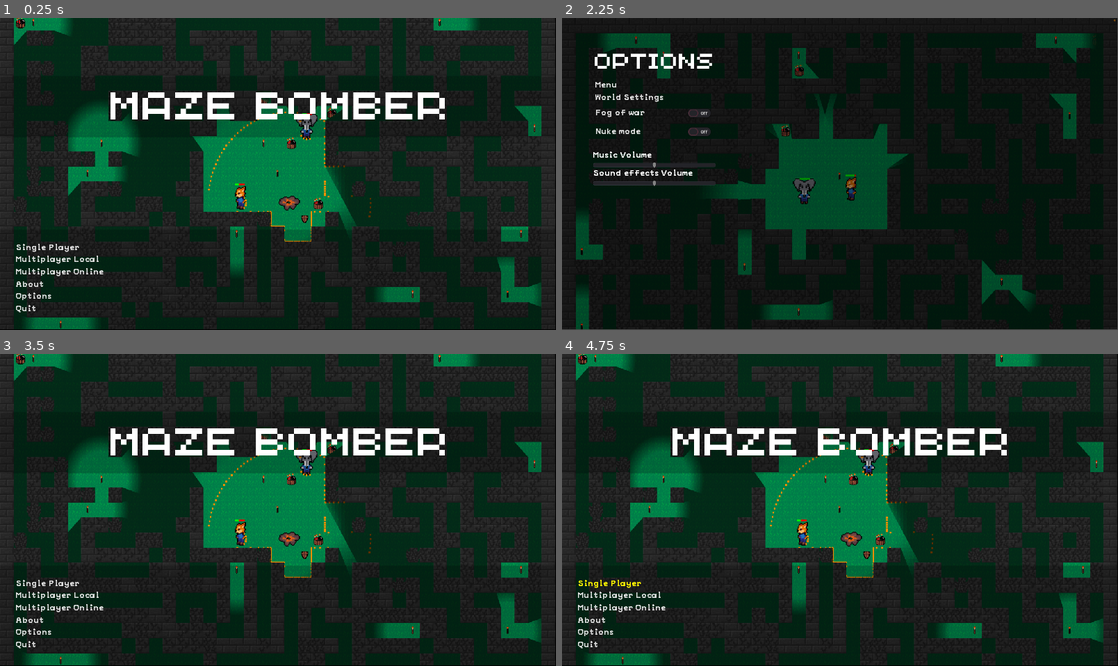
Above: before the commit, frames 1-4 (two rows, left to right).
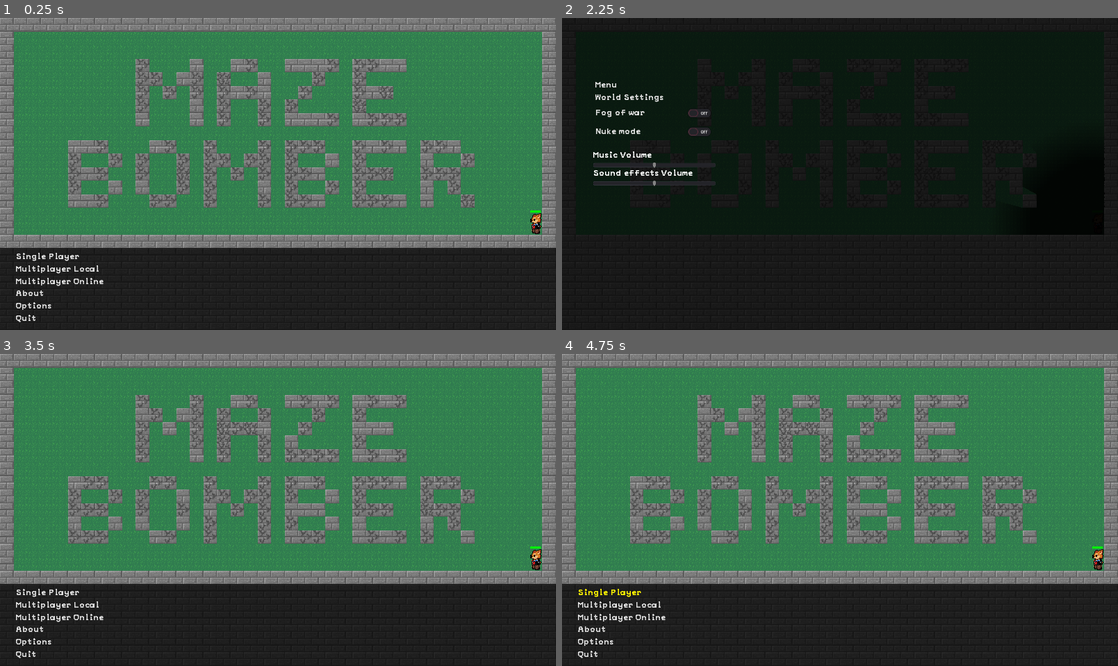
Above: after the commit, the same moments.

Repository: F-O-N-S-E-C-A/MazeBomber
Game: Godot game, scene res://Menu.tscn
Same seed, same stepped clock (60 frames per second), same inputs: the game is played once before the commit and once after it.
Inputs:
- Up to frame 1 (0.25 s): no input
- Up to frame 2 (2.25 s): click "About" at 0.5 s; click "Back" at 1.25 s; click "Options" at 2 s
- Up to frame 3 (3.5 s): click "Menu" at 2.75 s
- Up to frame 4 (4.75 s): click "Single Player" at 3.5 s; click "Single Player" at 4.25 s

The runs differ from the first frame. In frame 1, 84% of the frame differs, in the area x 0-100%, y 0-100%; in frame 2, 17%; in frame 3, 84%; in frame 4, 84%.

Commit message:
menu with name

Diff:
--- a/About.tscn
+++ b/About.tscn
@@ -1,6 +1,5 @@
 [gd_scene load_steps=5 format=2]
 
-[ext_resource path="res://about.png" type="Texture" id=1]
 [ext_resource path="res://back_button.gd" type="Script" id=2]
 [ext_resource path="res://PeaberryBase.ttf" type="DynamicFontData" id=3]
 
@@ -8,14 +7,13 @@
 size = 20
 font_data = ExtResource( 3 )
 
+[sub_resource type="DynamicFont" id=2]
+size = 20
+font_data = ExtResource( 3 )
+
 [node name="About" type="Control"]
 anchor_right = 1.0
 anchor_bottom = 1.0
-
-[node name="TextureRect" type="TextureRect" parent="."]
-margin_right = 40.0
-margin_bottom = 40.0
-texture = ExtResource( 1 )
 
 [node name="back_button" type="Button" parent="."]
 margin_left = 69.0
@@ -29,4 +27,15 @@
 align = 0
 script = ExtResource( 2 )
 
+[node name="Label" type="Label" parent="."]
+margin_left = 70.0
+margin_top = 212.0
+margin_right = 1699.0
+margin_bottom = 390.0
+custom_fonts/font = SubResource( 2 )
+text = "Maze bomber is a game in which you have TO ELIMINATE THE OPPONENT WITH EXPLOSIONS.
+YOU CAN COLLECT THE BOMBS IN THE BOMB SPAWNS AND CATCH POWER-UPS TO UNLOCK SPECIAL ABILITIES.
+
+MAZE BOMBER WAS CAREFULLY DEVELOPED BY TIAGO FONSECA, JOÃO LOPES, MIGUEL KEIM, PEDRO ESSER, DAVID RODRIGUES, SIMÃO CORREIA AND ANGELO MENDONCA"
+
 [connection signal="pressed" from="back_button" to="back_button" method="_on_back_button_pressed"]
--- a/Menu.gd
+++ b/Menu.gd
@@ -20,4 +20,4 @@
 
 
 func _on_about_button_pressed():
-	get_tree().change_scene("res://About.tscn")
+	$About.visible = true
--- a/Menu.tscn
+++ b/Menu.tscn
@@ -1,8 +1,10 @@
-[gd_scene load_steps=9 format=2]
+[gd_scene load_steps=13 format=2]
 
 [ext_resource path="res://Menu.gd" type="Script" id=1]
 [ext_resource path="res://PeaberryBase.ttf" type="DynamicFontData" id=2]
-[ext_resource path="res://mb_menu.png" type="Texture" id=3]
+[ext_resource path="res://back_button.gd" type="Script" id=3]
+[ext_resource path="res://World/images/GrassBackground.png" type="Texture" id=4]
+[ext_resource path="res://menu_maze.gd" type="Script" id=5]
 
 [sub_resource type="DynamicFont" id=1]
 size = 20
@@ -24,6 +26,14 @@
 size = 20
 font_data = ExtResource( 2 )
 
+[sub_resource type="DynamicFont" id=6]
+size = 20
+font_data = ExtResource( 2 )
+
+[sub_resource type="DynamicFont" id=7]
+size = 20
+font_data = ExtResource( 2 )
+
 [node name="Menu" type="Control"]
 anchor_top = 1.0
 anchor_bottom = 1.0
@@ -31,28 +41,39 @@
 margin_right = 1312.0
 script = ExtResource( 1 )
 
-[node name="ColorRect" type="ColorRect" parent="."]
-anchor_right = 1.0
-anchor_bottom = 1.0
-color = Color( 0, 0, 0, 1 )
+[node name="Background" type="Sprite" parent="."]
+position = Vector2( -88, -64 )
+texture = ExtResource( 4 )
+centered = false
+region_enabled = true
+region_rect = Rect2( 0, 0, 2500, 1400 )
 
-[node name="TextureRect" type="TextureRect" parent="."]
-margin_right = 1310.0
-margin_bottom = 735.0
-texture = ExtResource( 3 )
+[node name="MazeGenerator" type="Node2D" parent="."]
+script = ExtResource( 5 )
+
+[node name="YSort" type="YSort" parent="MazeGenerator"]
+
+[node name="BlackOverlay" type="ColorRect" parent="."]
+anchor_right = 34.4
+anchor_bottom = 18.4
+margin_left = -5.0
+margin_top = 543.0
+margin_right = -43818.8
+margin_bottom = -12803.4
+color = Color( 0, 0, 0, 0.74902 )
 
 [node name="MarginContainer" type="MarginContainer" parent="."]
-margin_left = 32.0
-margin_top = 530.0
+margin_left = 31.0
+margin_top = 552.0
 margin_right = 256.0
-margin_bottom = 706.0
+margin_bottom = 728.0
 
 [node name="VBoxContainer" type="VBoxContainer" parent="MarginContainer"]
-margin_right = 224.0
+margin_right = 225.0
 margin_bottom = 176.0
 
 [node name="single_player_button" type="Button" parent="MarginContainer/VBoxContainer"]
-margin_right = 224.0
+margin_right = 225.0
 margin_bottom = 26.0
 focus_mode = 0
 custom_colors/font_color_hover = Color( 1, 0.960784, 0, 1 )
@@ -63,7 +84,7 @@
 
 [node name="multiplayer_local_button" type="Button" parent="MarginContainer/VBoxContainer"]
 margin_top = 30.0
-margin_right = 224.0
+margin_right = 225.0
 margin_bottom = 56.0
 custom_colors/font_color_hover = Color( 1, 0.960784, 0, 1 )
 custom_fonts/font = SubResource( 2 )
@@ -73,7 +94,7 @@
 
 [node name="multiplayer_online_button" type="Button" parent="MarginContainer/VBoxContainer"]
 margin_top = 60.0
-margin_right = 224.0
+margin_right = 225.0
 margin_bottom = 86.0
 custom_colors/font_color_hover = Color( 1, 0.960784, 0, 1 )
 custom_fonts/font = SubResource( 3 )
@@ -83,7 +104,7 @@
 
 [node name="about_button" type="Button" parent="MarginContainer/VBoxContainer"]
 margin_top = 90.0
-margin_right = 224.0
+margin_right = 225.0
 margin_bottom = 116.0
 custom_colors/font_color_hover = Color( 1, 0.960784, 0, 1 )
 custom_fonts/font = SubResource( 3 )
@@ -93,7 +114,7 @@
 
 [node name="settings_button" type="Button" parent="MarginContainer/VBoxContainer"]
 margin_top = 120.0
-margin_right = 224.0
+margin_right = 225.0
 margin_bottom = 146.0
 custom_colors/font_color_hover = Color( 1, 0.960784, 0, 1 )
 custom_fonts/font = SubResource( 4 )
@@ -103,7 +124,7 @@
 
 [node name="quit_button" type="Button" parent="MarginContainer/VBoxContainer"]
 margin_top = 150.0
-margin_right = 224.0
+margin_right = 225.0
 margin_bottom = 176.0
 custom_colors/font_color_hover = Color( 1, 0.960784, 0, 1 )
 custom_fonts/font = SubResource( 5 )
@@ -111,7 +132,43 @@
 flat = true
 align = 0
 
+[node name="About" type="Control" parent="."]
+visible = false
+margin_right = 40.0
+margin_bottom = 40.0
+
+[node name="ColorRect" type="ColorRect" parent="About"]
+margin_left = -4.0
+margin_top = -1.0
+margin_right = 1312.0
+margin_bottom = 740.0
+color = Color( 0, 0, 0, 0.898039 )
+
+[node name="back_button" type="Button" parent="About"]
+margin_left = 65.0
+margin_top = 144.0
+margin_right = 483.0
+margin_bottom = 170.0
+custom_colors/font_color_hover = Color( 1, 0.960784, 0, 1 )
+custom_fonts/font = SubResource( 6 )
+text = "Back"
+flat = true
+align = 0
+script = ExtResource( 3 )
+
+[node name="Label" type="Label" parent="About"]
+margin_left = 70.0
+margin_top = 192.0
+margin_right = 1204.0
+margin_bottom = 382.0
+custom_fonts/font = SubResource( 7 )
+text = "MAZE BOMBER is a game in which you have to eliminate your opponents with explosions. You can collect the bombs in the bomb spawns. The map is a randomly generated maze and you can explode the walls of the maze to find a way to reach your opponent or to pick up powerups, which allow you to have special habilities.
+
+MAZE BOMBER was carefully developed by Tiago Fonseca, João Lopes, Miguel Keim, Pedro Esser, David Rodrigues, Simão Correia and Ângelo Mendonça. "
+autowrap = true
+
 [connection signal="button_down" from="MarginContainer/VBoxContainer/multiplayer_local_button" to="." method="_on_multiplayer_local_button_button_down"]
 [connection signal="pressed" from="MarginContainer/VBoxContainer/about_button" to="." method="_on_about_button_pressed"]
 [connection signal="pressed" from="MarginContainer/VBoxContainer/settings_button" to="." method="_on_settings_button_pressed"]
 [connection signal="button_down" from="MarginContainer/VBoxContainer/quit_button" to="." method="_on_quit_button_button_down"]
+[connection signal="pressed" from="About/back_button" to="About/back_button" method="_on_back_button_pressed"]
--- a/Options_menu.gd
+++ b/Options_menu.gd
@@ -2,15 +2,20 @@
 
 
 func _ready():
-	pass
-
+	#pass
+	$MarginContainer/VBoxContainer/nuke_mode.pressed = Settings.nuke_mode
+	$MarginContainer/VBoxContainer/fog_of_war.pressed = Settings.fog_of_war
+	$World_settings/MarginContainer2/VBoxContainer/explosion_damage_random.pressed = Settings.explosion_damage_random
+	$World_settings/MarginContainer2/VBoxContainer/explosion_time_random.pressed = Settings.explosion_time_random
+	$MarginContainer/VBoxContainer/music_slider.value = Settings.music_volume
+	$MarginContainer/VBoxContainer/sound_effects_slider.value = Settings.sound_fx_volume
 
 func _on_menu_button_pressed():
 	get_tree().change_scene("res://Menu.tscn")
 
 
 func _on_world_settimgs_button_pressed():
-	get_tree().change_scene("res://World_settings.tscn")
+	$World_settings.visible = true
 
 
 func _on_music_slider_value_changed(value):
@@ -31,3 +36,20 @@
 
 func _on_nuke_mode_toggled(button_pressed):
 	Settings.nuke_mode = button_pressed
+
+
+func _on_back_button_pressed():
+	$World_settings.visible = false
+
+
+func _on_explosion_time_random_toggled(button_pressed):
+	Settings.explosion_time_random = button_pressed
+
+
+func _on_explosion_damage_random_toggled(button_pressed):
+	Settings.explosion_damage_random = button_pressed
+
+
+
+func _on_fog_of_war_toggled(button_pressed):
+	Settings.fog_of_war = button_pressed
--- a/Options_menu.tscn
+++ b/Options_menu.tscn
@@ -1,8 +1,9 @@
-[gd_scene load_steps=7 format=2]
+[gd_scene load_steps=10 format=2]
 
-[ext_resource path="res://OPTIONS.png" type="Texture" id=1]
 [ext_resource path="res://PeaberryBase.ttf" type="DynamicFontData" id=2]
 [ext_resource path="res://Options_menu.gd" type="Script" id=3]
+[ext_resource path="res://menu_maze.gd" type="Script" id=4]
+[ext_resource path="res://World/images/GrassBackground.png" type="Texture" id=5]
 
 [sub_resource type="DynamicFont" id=1]
 size = 20
@@ -16,15 +17,39 @@
 size = 20
 font_data = ExtResource( 2 )
 
+[sub_resource type="DynamicFont" id=4]
+size = 20
+font_data = ExtResource( 2 )
+
+[sub_resource type="DynamicFont" id=5]
+size = 20
+font_data = ExtResource( 2 )
+
 [node name="Options_menu" type="Control"]
 anchor_right = 1.0
 anchor_bottom = 1.0
 script = ExtResource( 3 )
 
-[node name="TextureRect" type="TextureRect" parent="."]
-margin_right = 40.0
-margin_bottom = 40.0
-texture = ExtResource( 1 )
+[node name="Background" type="Sprite" parent="."]
+position = Vector2( -88, -64 )
+texture = ExtResource( 5 )
+centered = false
+region_enabled = true
+region_rect = Rect2( 0, 0, 2500, 1400 )
+
+[node name="MazeGenerator" type="Node2D" parent="."]
+script = ExtResource( 4 )
+
+[node name="YSort" type="YSort" parent="MazeGenerator"]
+
+[node name="BlackOverlay" type="ColorRect" parent="."]
+anchor_right = 34.4
+anchor_bottom = 18.4
+margin_left = -5.0
+margin_top = -5.0
+margin_right = -43818.8
+margin_bottom = -12803.4
+color = Color( 0, 0, 0, 0.796078 )
 
 [node name="MarginContainer" type="MarginContainer" parent="."]
 margin_left = 73.0
@@ -99,8 +124,57 @@
 min_value = -50.0
 max_value = 50.0
 
+[node name="World_settings" type="Control" parent="."]
+visible = false
+margin_right = 40.0
+margin_bottom = 40.0
+
+[node name="BlackOverlay2" type="ColorRect" parent="World_settings"]
+margin_left = -2.0
+margin_top = -3.0
+margin_right = 1319.0
+margin_bottom = 738.0
+color = Color( 0, 0, 0, 0.929412 )
+
+[node name="MarginContainer2" type="MarginContainer" parent="World_settings"]
+margin_left = 73.0
+margin_top = 147.0
+margin_right = 491.0
+margin_bottom = 706.0
+
+[node name="VBoxContainer" type="VBoxContainer" parent="World_settings/MarginContainer2"]
+margin_right = 418.0
+margin_bottom = 559.0
+
+[node name="back_button" type="Button" parent="World_settings/MarginContainer2/VBoxContainer"]
+margin_right = 418.0
+margin_bottom = 26.0
+custom_colors/font_color_hover = Color( 1, 0.960784, 0, 1 )
+custom_fonts/font = SubResource( 4 )
+text = "Back"
+flat = true
+align = 0
+
+[node name="explosion_time_random" type="CheckButton" parent="World_settings/MarginContainer2/VBoxContainer"]
+margin_top = 30.0
+margin_right = 418.0
+margin_bottom = 70.0
+custom_fonts/font = SubResource( 5 )
+text = "Random time before explosion"
+
+[node name="explosion_damage_random" type="CheckButton" parent="World_settings/MarginContainer2/VBoxContainer"]
+margin_top = 74.0
+margin_right = 418.0
+margin_bottom = 114.0
+custom_fonts/font = SubResource( 5 )
+text = "Random explosion damage"
+
 [connection signal="pressed" from="MarginContainer/VBoxContainer/menu_button" to="." method="_on_menu_button_pressed"]
 [connection signal="pressed" from="MarginContainer/VBoxContainer/world_settimgs_button" to="." method="_on_world_settimgs_button_pressed"]
+[connection signal="toggled" from="MarginContainer/VBoxContainer/fog_of_war" to="." method="_on_fog_of_war_toggled"]
 [connection signal="toggled" from="MarginContainer/VBoxContainer/nuke_mode" to="." method="_on_nuke_mode_toggled"]
 [connection signal="value_changed" from="MarginContainer/VBoxContainer/music_slider" to="." method="_on_music_slider_value_changed"]
 [connection signal="value_changed" from="MarginContainer/VBoxContainer/sound_effects_slider" to="." method="_on_sound_effects_slider_value_changed"]
+[connection signal="pressed" from="World_settings/MarginContainer2/VBoxContainer/back_button" to="." method="_on_back_button_pressed"]
+[connection signal="toggled" from="World_settings/MarginContainer2/VBoxContainer/explosion_time_random" to="." method="_on_explosion_time_random_toggled"]
+[connection signal="toggled" from="World_settings/MarginContainer2/VBoxContainer/explosion_damage_random" to="." method="_on_explosion_damage_random_toggled"]
--- a/Singletons/Settings.gd
+++ b/Singletons/Settings.gd
@@ -10,3 +10,4 @@
 var sound_fx_enabled: bool
 
 var nuke_mode: bool
+var fog_of_war: bool
--- a/World_settings.gd
+++ /dev/null
@@ -1,14 +0,0 @@
-extends Control
-
-
-
-func _on_back_button_pressed():
-	get_tree().change_scene("res://Options_menu.tscn")
-
-
-func _on_explosion_time_random_toggled(button_pressed):
-	Settings.explosion_time_random = button_pressed
-
-
-func _on_explosion_damage_random_toggled(button_pressed):
-	Settings.explosion_damage_random = button_pressed
--- a/World_settings.tscn
+++ b/World_settings.tscn
@@ -1,8 +1,25 @@
-[gd_scene load_steps=6 format=2]
+[gd_scene load_steps=7 format=2]
 
-[ext_resource path="res://World_settings.gd" type="Script" id=1]
 [ext_resource path="res://PeaberryBase.ttf" type="DynamicFontData" id=2]
-[ext_resource path="res://World_settings.png" type="Texture" id=3]
+[ext_resource path="res://menu_maze.gd" type="Script" id=3]
+[ext_resource path="res://World/images/GrassBackground.png" type="Texture" id=4]
+
+[sub_resource type="GDScript" id=3]
+script/source = "extends Control
+
+
+
+func _on_back_button_pressed():
+	get_tree().change_scene(\"res://Options_menu.tscn\")
+
+
+func _on_explosion_time_random_toggled(button_pressed):
+	Settings.explosion_time_random = button_pressed
+
+
+func _on_explosion_damage_random_toggled(button_pressed):
+	Settings.explosion_damage_random = button_pressed
+"
 
 [sub_resource type="DynamicFont" id=1]
 size = 20
@@ -15,12 +32,28 @@
 [node name="World_settings" type="Control"]
 anchor_right = 1.0
 anchor_bottom = 1.0
-script = ExtResource( 1 )
+script = SubResource( 3 )
 
-[node name="TextureRect" type="TextureRect" parent="."]
-margin_right = 40.0
-margin_bottom = 40.0
-texture = ExtResource( 3 )
+[node name="Background" type="Sprite" parent="."]
+position = Vector2( -88, -64 )
+texture = ExtResource( 4 )
+centered = false
+region_enabled = true
+region_rect = Rect2( 0, 0, 2500, 1400 )
+
+[node name="MazeGenerator" type="Node2D" parent="."]
+script = ExtResource( 3 )
+
+[node name="YSort" type="YSort" parent="MazeGenerator"]
+
+[node name="BlackOverlay" type="ColorRect" parent="."]
+anchor_right = 34.4
+anchor_bottom = 18.4
+margin_left = -5.0
+margin_top = -5.0
+margin_right = -43818.8
+margin_bottom = -12803.4
+color = Color( 0, 0, 0, 0.796078 )
 
 [node name="MarginContainer" type="MarginContainer" parent="."]
 margin_left = 73.0
--- /dev/null
+++ b/menu_maze.gd
@@ -0,0 +1,105 @@
+extends Node2D
+
+var maze
+
+func _ready():
+	randomize()
+	my_init()
+
+func my_init():
+	var menu_limit = 17
+	maze = load("res://Logic/Maze.gd").new(GlobalVariables.my_width, menu_limit)
+	for i in range(GlobalVariables.my_width):
+		for j in range(menu_limit, GlobalVariables.my_height):
+			var wall = preload("res://World/Wall.tscn").instance()
+			wall.set_position(Vector2(i+.5, j+.5) * GlobalVariables.my_scale)
+			wall.set_scale(GlobalVariables.scale_vector)
+			$YSort.add_child(wall)
+	maze.generate_maze()
+
+	initialise_walls()
+
+	initialise_player()
+	write_title()
+
+
+
+func write_title():
+	var M = [[1,1],[1,2],[1,3],[1,4],[1,5],[2,2],[3,3],[4,2],[5,1],[5,2],[5,3],[5,4],[5,5]]
+	var A = [[1,2],[1,3],[1,4],[1,5],[2,1],[3,1],[2,3],[3,3],[4,2],[4,3],[4,4],[4,5]]
+	var Z = [[1,1],[2,1],[3,1],[4,1],[3,2],[2,3],[1,4],[1,5],[2,5],[3,5],[4,5]]
+	var E = [[1,1],[2,1],[3,1],[4,1],[1,2],[1,3],[1,4],[1,5],[2,3],[3,3],[2,5],[3,5],[4,5]]
+	var B = [[1,1],[2,1],[3,1],[1,2],[1,3],[1,4],[1,5],[2,3],[3,3],[2,5],[3,5],[4,2],[4,4]]
+	var O = [[1,2],[1,3],[1,4],[2,1],[3,1],[4,2],[4,3],[4,4],[2,5],[3,5]]
+	var R = [[1,1],[2,1],[3,1],[1,2],[1,3],[1,4],[1,5],[2,3],[3,3],[4,2],[3,4],[4,5]]
+	var title_wall = [[M,A,Z,E],[B,O,M,B,E,R]]
+
+	var letter_count = 9
+	var word_count = 2
+	for word in title_wall:
+		for letter in word:
+			for i in letter:
+				var wall = preload("res://World/Wall.tscn").instance()
+				var x = i[0] + letter_count
+				var y = i[1] + word_count
+				var pos = Vector2(x+.5, y+.5) * GlobalVariables.my_scale
+				wall.set_position(pos)
+				wall.set_scale(GlobalVariables.scale_vector)
+				wall.calculate_hp(0.7)
+				$YSort.add_child(wall)
+			letter_count+=5
+			if letter == M:
+				letter_count += 1
+		word_count += 6
+		letter_count = 4
+
+func initialise_walls():
+	#maze.put_walls(.2)
+	maze.empty_corners(5)
+
+	var mid_point = Vector2(maze.width/2, maze.height/2) * GlobalVariables.my_scale
+	var max_dist = Vector2.ZERO.distance_to(mid_point)
+
+	for i in range(maze.width):
+		for j in range(maze.height):
+			if maze.is_wall(i, j):
+				var pos = Vector2(i+.5, j+.5) * GlobalVariables.my_scale
+				var wall = preload("res://World/Wall.tscn").instance()
+				if maze.is_border_v2(i, j):
+					wall.set_border()
+					wall.set_position(pos)
+					wall.set_scale(GlobalVariables.scale_vector)
+					$YSort.add_child(wall)
+
+func initialise_player():
+	var player = preload("res://Player/Player.tscn").instance()
+	var dir = Vector2(1 % 2, abs(1 % 2 - 1 / 2))
+	var aux = GlobalVariables.my_scale * 1.5 * (Vector2.ONE - dir * 2)
+	player.set_position(dir * GlobalVariables.my_scale * Vector2(maze.width, maze.height) + aux)
+	var players = []
+	players.append(preload("res://Player/Player.tscn").instance())
+	players.append(player)
+	player.my_init(get_keys_for_player(1), get_sprite_for_player(1), players)
+	player.set_scale(GlobalVariables.scale_vector)
+	$YSort.add_child(player)
+	var spawner = load("res://Logic/BoomBoxSpawner.gd").new(player.position)
+	maze.remove_path(player.position)
+	$YSort.add_child(spawner)
+	spawner.spawn()
+
+func get_keys_for_player(i):
+	return ["p" + str(i+1) + "_right",
+			"p" + str(i+1) + "_down",
+			"p" + str(i+1) + "_left",
+			"p" + str(i+1) + "_up",
+			"p" + str(i+1) + "_bomb",
+			"p" + str(i+1) + "_big_bomb"]
+
+func get_sprite_for_player(i):
+	return load("res://Player/Player" + str(i+1) + ".png")
+
+func game_over():
+	pass
+
+func is_over():
+	pass
Binary file removed: OPTIONS.png
Not shown, removed: OPTIONS.png.import
Binary file changed: Pickupables/images/power_up_demige.png
Not shown, changed: Pickupables/images/power_up_demige.png.import
Binary file added: Pickupables/images/power_up_demige2.png
Not shown, added: Pickupables/images/power_up_demige2.png.import
Binary file changed: Pickupables/images/power_up_hp.png
Not shown, changed: Pickupables/images/power_up_hp.png.import
Binary file removed: World_settings.png
Not shown, removed: World_settings.png.import
Binary file removed: about.png
Not shown, removed: about.png.import
(and 12 more such lines)
